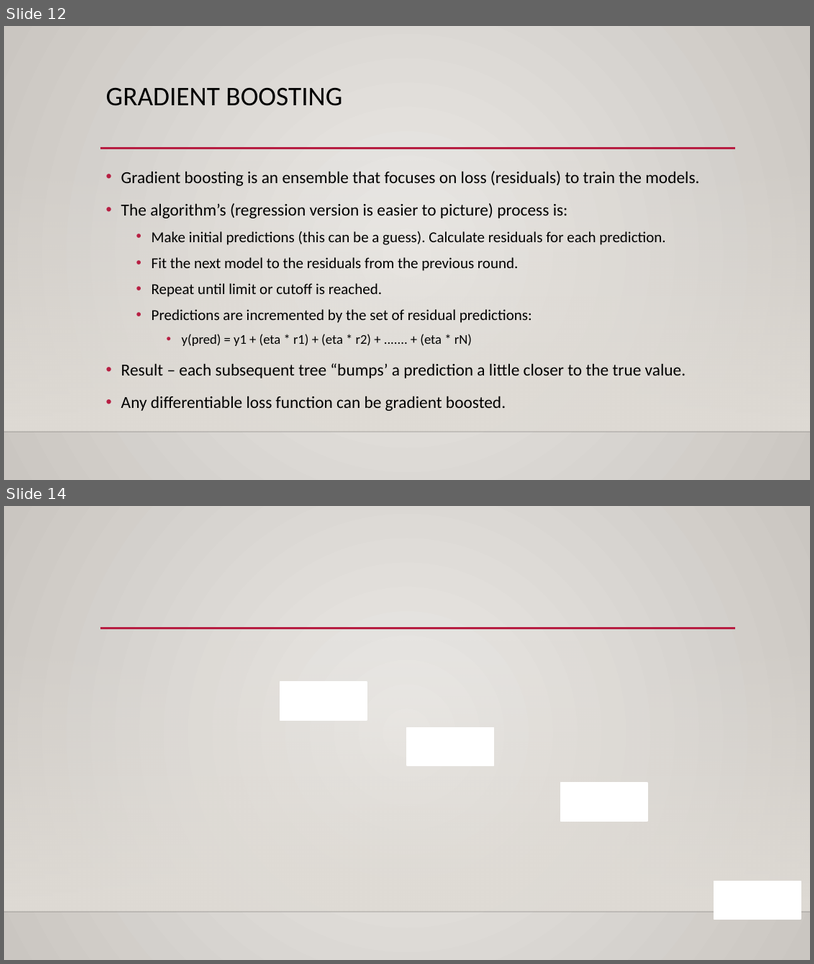
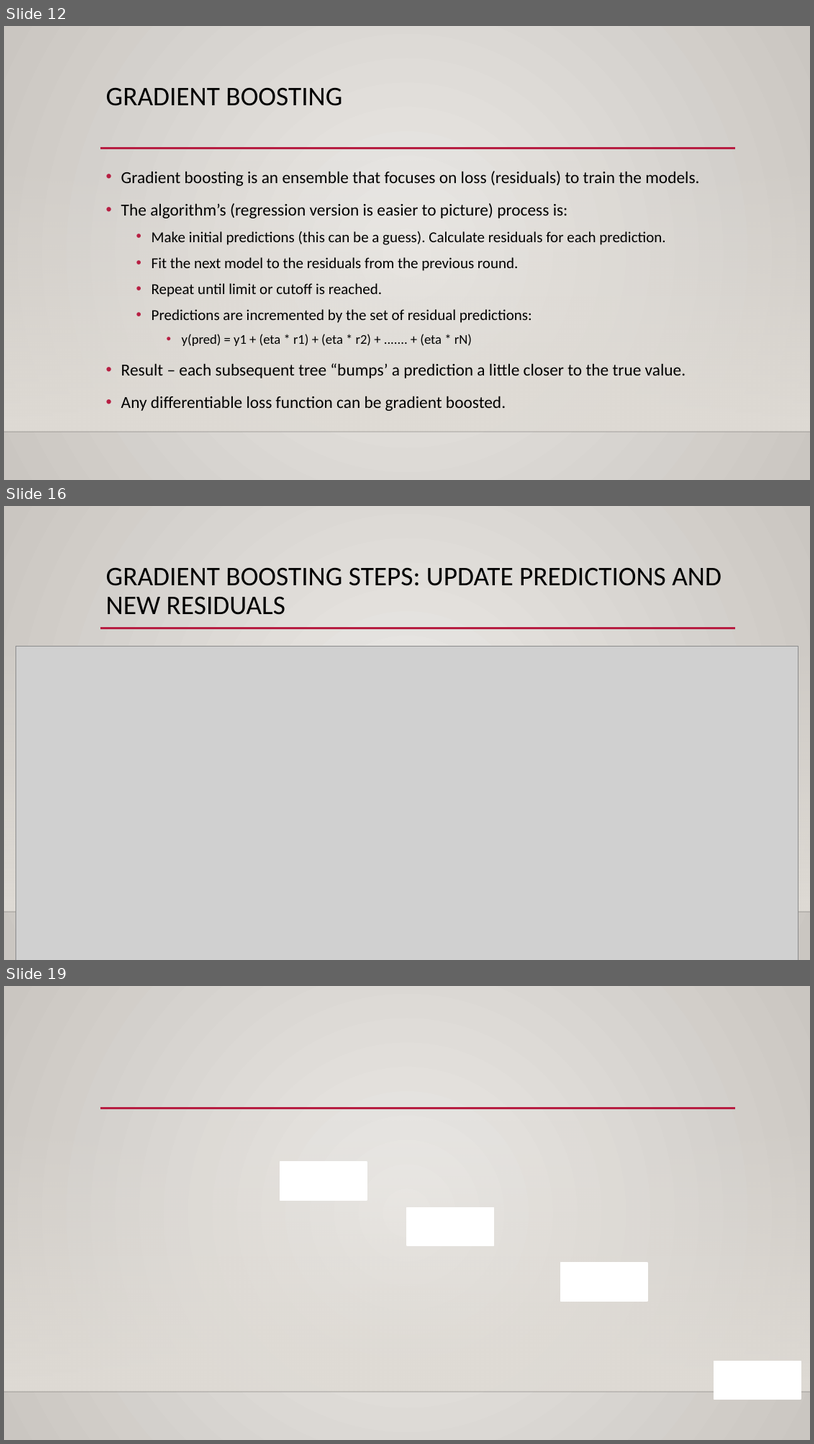
Before and after one commit to allyryry/3950_Workbooks, a slide deck: reference_content/Slides/boosting.pptx. Shown one above the other, each under a label of ours: slides 12 and 14 before the commit, slides 12, 16 and 19 after it; the slides between them are not shown. The pictures are 814x964 and 814x1444 pixels, drawn with LibreOffice and Linux fonts; fonts in the diff are those of the drawing; grey boxes stand for pictures; background and template pictures are left out. Boxes give left, top, right and bottom in pixels: in the first picture for what was removed or moved away, otherwise in the second. Text is boxed around its words. In the diff, an @@ line names an element or a change of style, - is before the commit and + after.

```diff
--- a/reference_content/Slides/boosting.pptx
+++ b/reference_content/Slides/boosting.pptx
@@ slide 16 added at (4, 506, 810, 960), background gradient #ECEAE7 to #CAC7C1; not listed: 3 template elements that a slide beside it also shows @@
@@ title added at (106, 567, 722, 615), 32 pt, text #000000 @@
+GRADIENT BOOSTING STEPS: UPDATE PREDICTIONS AND NEW RESIDUALS
@@ picture added at (16, 646, 798, 960) @@
@@ what was slide 14 is now slide 19 @@
```
Also in this commit, not shown: 4 slides changed, 4 other slides added.
